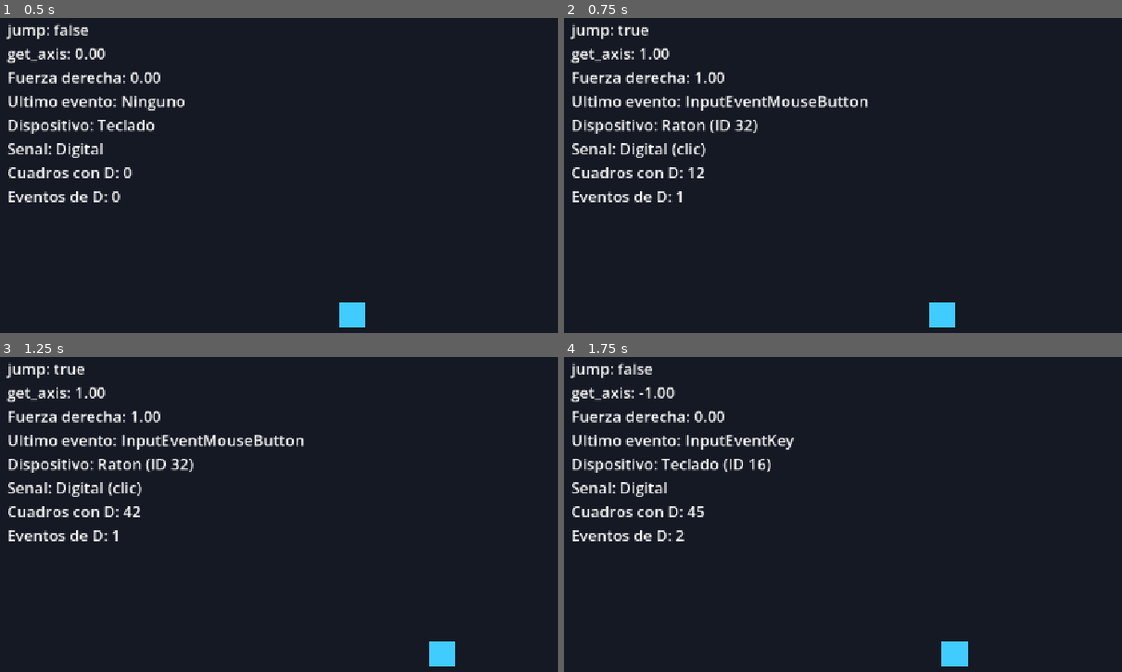
Above: before the commit, frames 1-4 (two rows, left to right).
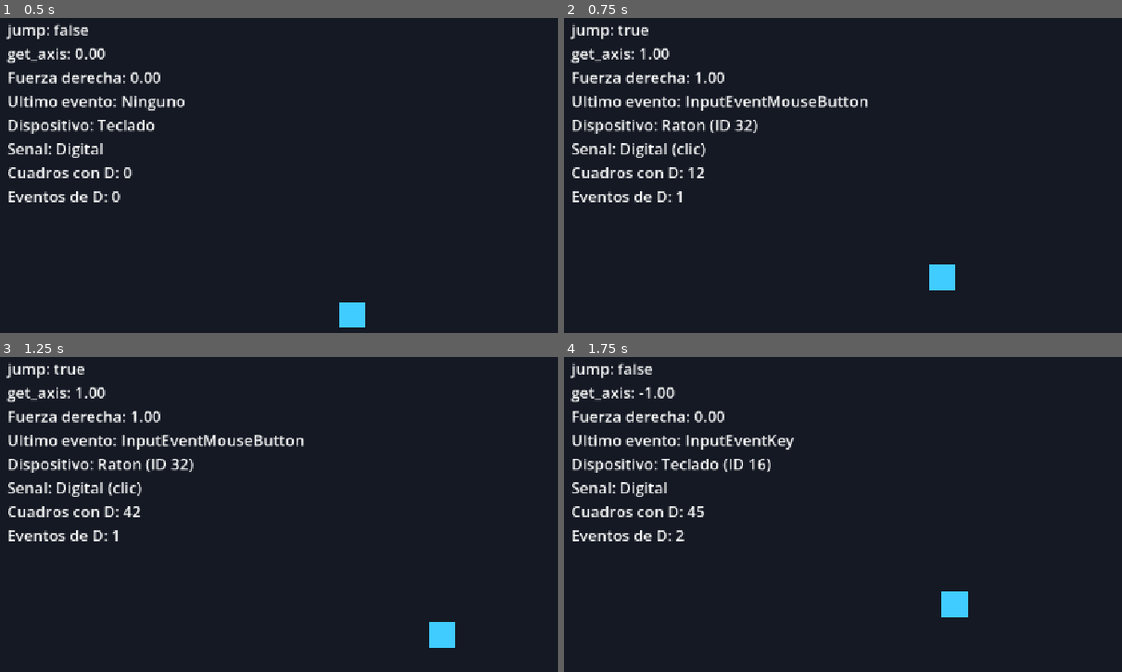
Above: after the commit, the same moments.

Repository: arieleMM-dev/Videojuegos
Game: Godot game, scene res://Main.tscn
Two runs of this game, one before a commit and one after it. Both use one fixed random seed, a clock stepped at 60 frames per second and the inputs below.
Inputs (mouse positions are in pixels of both pictures, inside the frame that each line leads up to):
- Up to frame 1 (0.5 s): no input
- Up to frame 2 (0.75 s): tap Enter at 0.5 s; move the mouse to (1077, 181) at 0.52 s; hold D (move_right) from 0.53 s (still down); hold Space (jump) from 0.53 s (still down); click (1077, 181) at 0.67 s
- Up to frame 3 (1.25 s): keep holding D (move_right); keep holding Space (jump)
- Up to frame 4 (1.75 s): move the mouse to (770, 561) at 1.27 s; release D (move_right) at 1.28 s; release Space (jump) at 1.28 s; hold A (move_left) from 1.28 s (still down); tap Space (jump) at 1.35, 1.52 s; click (770, 561) at 1.42 s

Frame 1 is identical in both runs. In frame 2, 0.8% of the frame differs, in the area x 65-71%, y 78-99%; in frame 3, 0.6%; in frame 4, 0.8%, in the area x 67-73%, y 74-99%.

Commit message:
Trabajo de reto 2.1 donde Crear una escena de juego en Godot donde un personaje se mueve con el teclado y, sobre la mismapantalla, un panel (HUD) muestra en tiempo real qué señal llega del dispositivo. Todo debe versefuncionando al ejecutar el juego con F6

Diff:
--- a/reto2.1/Main.tscn
+++ b/reto2.1/Main.tscn
@@ -1,19 +1,18 @@
-[gd_scene load_steps=3 format=3]
+[gd_scene format=3 uid="uid://vto0mp6usg0v"]
 
-[ext_resource type="Script" path="res://main.gd" id="1_main"]
+[ext_resource type="Script" uid="uid://dioheagwflhra" path="res://main.gd" id="1_main"]
 [ext_resource type="PackedScene" path="res://player_base.tscn" id="2_player"]
 
-[node name="Main" type="Node2D"]
+[node name="Main" type="Node2D" unique_id=596419691]
 script = ExtResource("1_main")
 
-[node name="Hud" type="Label" parent="."]
+[node name="Hud" type="Label" parent="." unique_id=13267578]
 offset_left = 40.0
 offset_top = 40.0
 offset_right = 850.0
 offset_bottom = 330.0
-mouse_filter = 2
 theme_override_font_sizes/font_size = 24
 text = "Panel de entradas"
 
-[node name="Player" parent="." instance=ExtResource("2_player")]
+[node name="Player" parent="." unique_id=1349601712 instance=ExtResource("2_player")]
 position = Vector2(576, 500)
--- a/reto2.1/main.gd
+++ b/reto2.1/main.gd
@@ -9,7 +9,7 @@
 var tipo_senal = "Digital"
 
 func _physics_process(_delta):
-	# Sondeo: contamos solo move_right, como pide el reto.
+	# Sondeo: contamos solo move_right
 	if Input.is_action_pressed("move_right"):
 		cuadro_pulsado = cuadro_pulsado + 1
 
@@ -22,7 +22,6 @@
 	label.text += "\nCuadros con D: %d\nEventos de D: %d" % [cuadro_pulsado, eventos_recibidos]
 
 func _input(event: InputEvent):
-	# Ignora la repeticion automatica del teclado.
 	if event.is_echo():
 		return
 
@@ -34,7 +33,6 @@
 		tipo_senal = "Digital"
 	elif event is InputEventMouseButton:
 		dispositivo = "Raton (ID %d)" % event.device
-		# La rueda tambien es InputEventMouseButton: se revisa primero.
 		if event.button_index in [MOUSE_BUTTON_WHEEL_UP, MOUSE_BUTTON_WHEEL_DOWN, MOUSE_BUTTON_WHEEL_LEFT, MOUSE_BUTTON_WHEEL_RIGHT]:
 			tipo_senal = "Digital (paso de rueda)"
 		else:
--- a/reto2.1/player.gd
+++ b/reto2.1/player.gd
@@ -1,9 +1,18 @@
 extends CharacterBody2D
 
 @export var velocidad = 200.0
-
-func _physics_process(_delta):
+@export var fuerza_salto = 400.0
+var gravedad = 1000.0
+var suelo = 0.0
+func _ready():
+	suelo = position.y
+func _physics_process(delta):
 	velocity.x = Input.get_axis("move_left", "move_right") * velocidad
-	velocity.y = 0
+	if Input.is_action_just_pressed("jump") and position.y >= suelo:
+		velocity.y = -fuerza_salto
+	velocity.y = velocity.y + gravedad * delta
 	move_and_slide()
+	if position.y > suelo:
+		position.y = suelo
+		velocity.y = 0
 	position.x = clampf(position.x, 20, get_viewport_rect().size.x - 20)
--- a/reto2.1/project.godot
+++ b/reto2.1/project.godot
@@ -1,30 +1,43 @@
+; Engine configuration file.
+; It's best edited using the editor UI and not directly,
+; since the parameters that go here are not all obvious.
+;
+; Format:
+;   [section] ; section goes between []
+;   param=value ; assign values to parameters
+
 config_version=5
 
 [application]
+
 config/name="Reto 2.1 - Panel de entradas"
 run/main_scene="res://Main.tscn"
 config/features=PackedStringArray("4.7", "GL Compatibility")
 
 [display]
-window/size/viewport_width=1152
-window/size/viewport_height=648
+
 window/stretch/mode="canvas_items"
 
 [input]
+
 jump={
 "deadzone": 0.2,
-"events": [Object(InputEventKey,"physical_keycode":32)]
+"events": [Object(InputEventKey,"resource_local_to_scene":false,"resource_name":"","device":16,"window_id":0,"alt_pressed":false,"shift_pressed":false,"ctrl_pressed":false,"meta_pressed":false,"pressed":false,"keycode":0,"physical_keycode":32,"key_label":0,"unicode":0,"location":0,"echo":false,"script":null)
+]
 }
 move_left={
 "deadzone": 0.2,
-"events": [Object(InputEventKey,"physical_keycode":65)]
+"events": [Object(InputEventKey,"resource_local_to_scene":false,"resource_name":"","device":16,"window_id":0,"alt_pressed":false,"shift_pressed":false,"ctrl_pressed":false,"meta_pressed":false,"pressed":false,"keycode":0,"physical_keycode":65,"key_label":0,"unicode":0,"location":0,"echo":false,"script":null)
+]
 }
 move_right={
 "deadzone": 0.2,
-"events": [Object(InputEventKey,"physical_keycode":68)]
+"events": [Object(InputEventKey,"resource_local_to_scene":false,"resource_name":"","device":16,"window_id":0,"alt_pressed":false,"shift_pressed":false,"ctrl_pressed":false,"meta_pressed":false,"pressed":false,"keycode":0,"physical_keycode":68,"key_label":0,"unicode":0,"location":0,"echo":false,"script":null)
+]
 }
 
 [rendering]
+
 renderer/rendering_method="gl_compatibility"
 renderer/rendering_method.mobile="gl_compatibility"
 environment/defaults/default_clear_color=Color(0.08, 0.1, 0.14, 1)
Not shown, added: reto2.1/main.gd.uid
Not shown, added: reto2.1/player.gd.uid
Not shown, changed: reto2.1/ficha.md
Not shown, changed: reto2.1/respuestas.md
